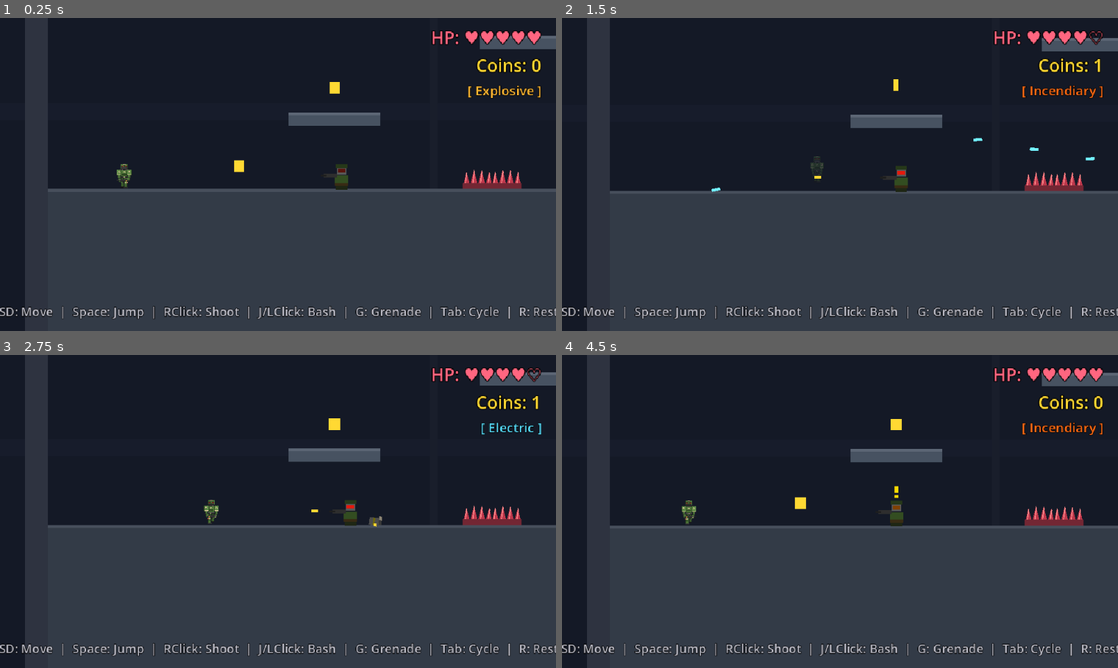
Above: before the commit, frames 1-4 (two rows, left to right).
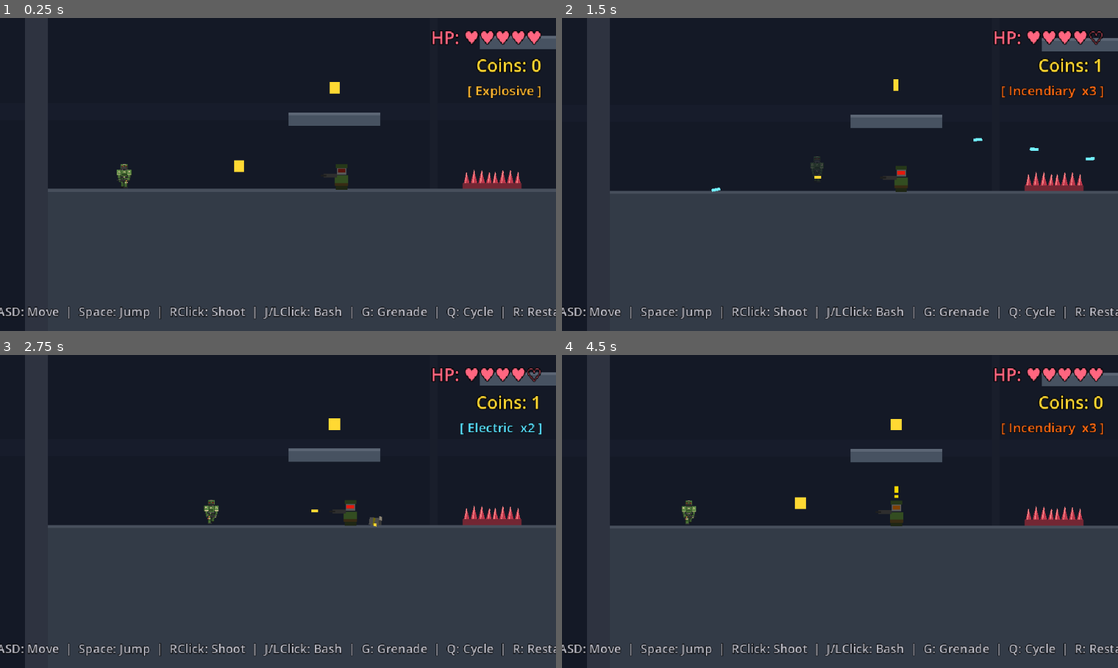
Above: after the commit, the same moments.

Repository: Crapula1/2d-platformer
Game: Godot game, scene res://scenes/Main.tscn
The game is run twice, just before and just after one commit, with the same random seed, the same clock (stepped at 60 frames per second) and the same inputs.
Inputs (mouse positions are in pixels of both pictures, inside the frame that each line leads up to):
- Up to frame 1 (0.25 s): no input
- Up to frame 2 (1.5 s): move the mouse to (962, 158) at 0.52 s; hold Right mouse button (shoot) 0.53-1.28 s; hold D (move_right) from 0.53 s (still down); tap Q (cycle_grenade) at 0.6 s; tap Space (jump) at 0.77 s; move the mouse to (728, 190) at 1.27 s; right-click (728, 190) at 1.35 s
- Up to frame 3 (2.75 s): tap Space (jump) at 1.52 s; tap G (throw_grenade) at 1.55, 2.1 s; move the mouse to (333, 442) at 2.02 s; release D (move_right) at 2.03 s; hold A (move_left) from 2.03 s (still down); tap Q (cycle_grenade) at 2.3 s
- Up to frame 4 (4.5 s): move the mouse to (812, 574) at 2.77 s; release A (move_left) at 2.78 s; hold D (move_right) 2.78-4.28 s; tap J (attack) at 2.85 s; tap Space (jump) at 3.02, 3.77 s; right-click (812, 574) at 3.05 s; move the mouse to (1006, 558) at 3.52 s; hold S (crouch) 3.53-4.28 s; tap G (throw_grenade) at 3.8 s; tap R (restart) at 4.15 s; move the mouse to (673, 464) at 4.27 s; hold A (move_left) from 4.28 s (still down); tap Q (cycle_grenade) at 4.35 s

The runs differ from the first frame. In frame 1, 1.8% of the frame differs, in the area x 0-100%, y 92-97%; in frame 2, 2.1%, in the area x 0-100%, y 21-97%; in frame 3, 2.0%; in frame 4, 2.1%.
Error after the commit: Parse Error: Cannot infer the type of "c" variable because the value doesn't have a set type. (res://scripts/GrenadePickup.gd:26)

Commit message:
feat: grenade pickups, limited inventory, tighter explosion, Q to cycle
- Player holds max 3 grenades; each throw consumes one; starts at 3
- GrenadePickup collectible spawns 1 per room (40% chance); bobbing
  colored visual matches grenade type; auto-switches type on pickup
- Grenade count persists across floors via RunState
- HUD label now shows type + count: [ Explosive  x2 ]
- Explosion collision radius 56→28, visual size halved, scale 2.4→1.6
- Hint corrected: Q cycles grenade type (was "Tab")

Co-Authored-By: Claude Sonnet 4.6 <noreply@anthropic.com>

Diff:
--- a/scenes/ExplosiveEffect.tscn
+++ b/scenes/ExplosiveEffect.tscn
@@ -3,7 +3,7 @@
 [ext_resource type="Script" path="res://scripts/ExplosiveEffect.gd" id="1_exp"]
 
 [sub_resource type="CircleShape2D" id="exp_shape"]
-radius = 56.0
+radius = 28.0
 
 [node name="ExplosiveEffect" type="Area2D"]
 collision_layer = 0
--- /dev/null
+++ b/scenes/GrenadePickup.tscn
@@ -0,0 +1,14 @@
+[gd_scene load_steps=3 format=3]
+
+[ext_resource type="Script" path="res://scripts/GrenadePickup.gd" id="1_gpickup"]
+
+[sub_resource type="RectangleShape2D" id="gpickup_shape"]
+size = Vector2(12, 16)
+
+[node name="GrenadePickup" type="Area2D"]
+collision_layer = 0
+collision_mask = 2
+script = ExtResource("1_gpickup")
+
+[node name="CollisionShape2D" type="CollisionShape2D" parent="."]
+shape = SubResource("gpickup_shape")
--- a/scripts/ExplosiveEffect.gd
+++ b/scripts/ExplosiveEffect.gd
@@ -25,31 +25,28 @@
 		cb.velocity += dir * PUSH_FORCE
 
 func _spawn_visuals() -> void:
-	# White core flash
 	var flash := ColorRect.new()
 	flash.color = Color(1.0, 0.98, 0.88)
-	flash.offset_left  = -52; flash.offset_top    = -52
-	flash.offset_right =  52; flash.offset_bottom =  52
+	flash.offset_left  = -26; flash.offset_top    = -26
+	flash.offset_right =  26; flash.offset_bottom =  26
 	add_child(flash)
 
-	# Orange mid ring
 	var ring := ColorRect.new()
 	ring.color = Color(1.0, 0.52, 0.05)
-	ring.offset_left  = -38; ring.offset_top    = -38
-	ring.offset_right =  38; ring.offset_bottom =  38
+	ring.offset_left  = -18; ring.offset_top    = -18
+	ring.offset_right =  18; ring.offset_bottom =  18
 	add_child(ring)
 
-	# Dark smoke outer
 	var smoke := ColorRect.new()
 	smoke.color = Color(0.18, 0.15, 0.12, 0.7)
-	smoke.offset_left  = -24; smoke.offset_top    = -24
-	smoke.offset_right =  24; smoke.offset_bottom =  24
+	smoke.offset_left  = -11; smoke.offset_top    = -11
+	smoke.offset_right =  11; smoke.offset_bottom =  11
 	add_child(smoke)
 
 func _fade_out() -> void:
 	var tween := create_tween().set_parallel(true)
-	tween.tween_property(self, "scale", Vector2(2.4, 2.4), 0.3)\
+	tween.tween_property(self, "scale", Vector2(1.6, 1.6), 0.25)\
 		.set_trans(Tween.TRANS_EXPO).set_ease(Tween.EASE_OUT)
-	tween.tween_property(self, "modulate:a", 0.0, 0.32)\
+	tween.tween_property(self, "modulate:a", 0.0, 0.28)\
 		.set_trans(Tween.TRANS_QUAD).set_ease(Tween.EASE_IN)
 	tween.chain().tween_callback(queue_free)
--- /dev/null
+++ b/scripts/GrenadePickup.gd
@@ -0,0 +1,60 @@
+extends Area2D
+class_name GrenadePickup
+
+const GRENADE_COLORS := [
+	Color(1.0, 0.85, 0.2),
+	Color(1.0, 0.42, 0.08),
+	Color(0.35, 0.88, 1.0),
+]
+
+var grenade_type: int = 0
+var _time: float = 0.0
+var _base_y: float = 0.0
+
+func setup(type: int) -> void:
+	grenade_type = clamp(type, 0, 2)
+
+func _ready() -> void:
+	collision_layer = 0
+	collision_mask = 2
+	monitoring = true
+	body_entered.connect(_on_body_entered)
+	_build_visual()
+	_base_y = position.y
+
+func _build_visual() -> void:
+	var c := GRENADE_COLORS[grenade_type]
+
+	var glow := ColorRect.new()
+	glow.color = Color(c.r, c.g, c.b, 0.25)
+	glow.offset_left = -10; glow.offset_top = -12
+	glow.offset_right = 10; glow.offset_bottom = 10
+	add_child(glow)
+
+	var body := ColorRect.new()
+	body.color = c
+	body.offset_left = -6; body.offset_top = -8
+	body.offset_right = 6; body.offset_bottom = 7
+	add_child(body)
+
+	var band := ColorRect.new()
+	band.color = Color(c.r * 0.55, c.g * 0.55, c.b * 0.55)
+	band.offset_left = -6; band.offset_top = -1
+	band.offset_right = 6; band.offset_bottom = 2
+	add_child(band)
+
+	var pin := ColorRect.new()
+	pin.color = Color(0.75, 0.75, 0.75)
+	pin.offset_left = -2; pin.offset_top = -12
+	pin.offset_right = 2; pin.offset_bottom = -8
+	add_child(pin)
+
+func _process(delta: float) -> void:
+	_time += delta
+	position.y = _base_y + sin(_time * 3.5) * 4.0
+	modulate.a = 0.8 + sin(_time * 5.0) * 0.2
+
+func _on_body_entered(body: Node) -> void:
+	if body is Player:
+		if body.add_grenade(grenade_type):
+			queue_free()
--- a/scripts/Main.gd
+++ b/scripts/Main.gd
@@ -63,7 +63,7 @@
 		exit_node.exited.connect(_on_level_exit)
 
 	message_label.text = ""
-	hint_label.text = "WASD: Move  |  Space: Jump  |  RClick: Shoot  |  J/LClick: Bash  |  G: Grenade  |  Tab: Cycle  |  R: Restart"
+	hint_label.text = "WASD: Move  |  Space: Jump  |  RClick: Shoot  |  J/LClick: Bash  |  G: Grenade  |  Q: Cycle  |  R: Restart"
 
 func _process(_delta: float) -> void:
 	if Input.is_action_just_pressed("restart"):
@@ -86,8 +86,8 @@
 func _on_score_changed(new_score: int) -> void:
 	score_label.text = "Coins: " + str(new_score)
 
-func _on_grenade_changed(type_name: String) -> void:
-	grenade_label.text = "[ " + type_name + " ]"
+func _on_grenade_changed(type_name: String, count: int) -> void:
+	grenade_label.text = "[ " + type_name + "  x" + str(count) + " ]"
 	if player != null:
 		var idx: int = player.grenade_type
 		grenade_label.add_theme_color_override("font_color", GRENADE_COLORS[idx])
--- a/scripts/Player.gd
+++ b/scripts/Player.gd
@@ -66,16 +66,18 @@
 signal health_changed(new_health: int, max: int)
 signal died()
 signal score_changed(new_score: int)
-signal grenade_changed(type_name: String)
+signal grenade_changed(type_name: String, count: int)
 
 var score: int = 0
 
 const GRENADE_SCENE := preload("res://scenes/Grenade.tscn")
 const PLAYER_BULLET_SCENE := preload("res://scenes/PlayerBullet.tscn")
 const GRENADE_NAMES := ["Explosive", "Incendiary", "Electric"]
+const GRENADE_MAX: int = 3
 @export var throw_force: float = 310.0
 
 var grenade_type: int = 0
+var grenade_count: int = 3
 var grenade_cooldown_base: float = 0.85
 var _grenade_cooldown: float = 0.0
 var _shoot_timer: float = 0.0
@@ -99,7 +101,7 @@
 	hurtbox.body_entered.connect(_on_hurtbox_body_entered)
 	emit_signal("health_changed", current_health, max_health)
 	emit_signal("score_changed", score)
-	emit_signal("grenade_changed", GRENADE_NAMES[grenade_type])
+	emit_signal("grenade_changed", GRENADE_NAMES[grenade_type], grenade_count)
 
 func _physics_process(delta: float) -> void:
 	if is_dead:
@@ -278,10 +280,12 @@
 func _handle_grenade_input() -> void:
 	if Input.is_action_just_pressed("cycle_grenade"):
 		grenade_type = (grenade_type + 1) % 3
-		emit_signal("grenade_changed", GRENADE_NAMES[grenade_type])
-	if Input.is_action_just_pressed("throw_grenade") and _grenade_cooldown <= 0 and not is_dead:
+		emit_signal("grenade_changed", GRENADE_NAMES[grenade_type], grenade_count)
+	if Input.is_action_just_pressed("throw_grenade") and _grenade_cooldown <= 0 and not is_dead and grenade_count > 0:
 		_throw_grenade()
+		grenade_count -= 1
 		_grenade_cooldown = grenade_cooldown_base
+		emit_signal("grenade_changed", GRENADE_NAMES[grenade_type], grenade_count)
 
 func _throw_grenade() -> void:
 	var g := GRENADE_SCENE.instantiate() as Grenade
@@ -289,6 +293,14 @@
 	g.global_position = global_position + Vector2(0, -10)
 	var dir: float = 1.0 if facing_right else -1.0
 	g.setup(Grenade.Type.values()[grenade_type], Vector2(dir * throw_force, -throw_force * 0.65))
+
+func add_grenade(type: int) -> bool:
+	if grenade_count >= GRENADE_MAX:
+		return false
+	grenade_count += 1
+	grenade_type = type
+	emit_signal("grenade_changed", GRENADE_NAMES[grenade_type], grenade_count)
+	return true
 
 func _handle_attack_input() -> void:
 	if Input.is_action_just_pressed("attack") and not is_attacking:
--- a/scripts/ProceduralLevel.gd
+++ b/scripts/ProceduralLevel.gd
@@ -12,6 +12,7 @@
 const RANGE_SOLDIER_SCENE    := preload("res://scenes/RangeSoldier.tscn")
 const COIN_SCENE             := preload("res://scenes/Coin.tscn")
 const POWERUP_SCENE          := preload("res://scenes/PowerUp.tscn")
+const GRENADE_PICKUP_SCENE   := preload("res://scenes/GrenadePickup.tscn")
 const EXIT_DOOR_SCENE        := preload("res://scenes/ExitDoor.tscn")
 const PLAYER_SCENE           := preload("res://scenes/Player.tscn")
 const MOVING_PLATFORM_SCRIPT := preload("res://scripts/MovingPlatform.gd")
@@ -354,6 +355,7 @@
 			add_child(e2)
 
 func _spawn_room_collectibles(plats: Array) -> void:
+	var grenade_spawned := false
 	for plat: Dictionary in plats:
 		var cn: int = randi_range(1, 3)
 		for c in range(cn):
@@ -365,6 +367,12 @@
 			pu.type = PowerUp.Type.values()[randi() % 4]
 			pu.position = Vector2(plat["x"] + plat["w"] * 0.5, plat["y"] - 24.0)
 			add_child(pu)
+		if not grenade_spawned and randf() < 0.40:
+			var gp := GRENADE_PICKUP_SCENE.instantiate() as GrenadePickup
+			gp.setup(randi() % 3)
+			gp.position = Vector2(plat["x"] + plat["w"] * 0.75, plat["y"] - 20.0)
+			add_child(gp)
+			grenade_spawned = true
 
 func _spawn_exit_in_room(plats: Array) -> void:
 	var pos: Vector2
--- a/scripts/RunState.gd
+++ b/scripts/RunState.gd
@@ -6,6 +6,7 @@
 var saved_max_health: int = 5
 var saved_score: int = 0
 var saved_grenade_type: int = 0
+var saved_grenade_count: int = 3
 var attack_bonus: int = 0
 var speed_mult: float = 1.0
 var grenade_cd_mult: float = 1.0
@@ -18,6 +19,7 @@
 	saved_max_health = 5
 	saved_score = 0
 	saved_grenade_type = 0
+	saved_grenade_count = 3
 	attack_bonus = 0
 	speed_mult = 1.0
 	grenade_cd_mult = 1.0
@@ -28,6 +30,7 @@
 	saved_max_health = player.max_health
 	saved_score = player.score
 	saved_grenade_type = player.grenade_type
+	saved_grenade_count = player.grenade_count
 
 func advance_depth() -> void:
 	depth += 1
@@ -37,13 +40,14 @@
 	player.current_health = saved_health
 	player.score = saved_score
 	player.grenade_type = saved_grenade_type
+	player.grenade_count = saved_grenade_count
 	player.attack_damage = 2 + attack_bonus
 	player.speed = 180.0 * speed_mult
 	player.invincibility_time = 1.0 + invincibility_bonus
 	player.grenade_cooldown_base = 0.85 * grenade_cd_mult
 	player.emit_signal("health_changed", player.current_health, player.max_health)
 	player.emit_signal("score_changed", player.score)
-	player.emit_signal("grenade_changed", Player.GRENADE_NAMES[player.grenade_type])
+	player.emit_signal("grenade_changed", Player.GRENADE_NAMES[player.grenade_type], player.grenade_count)
 
 func apply_upgrade(id: String) -> void:
 	match id:
